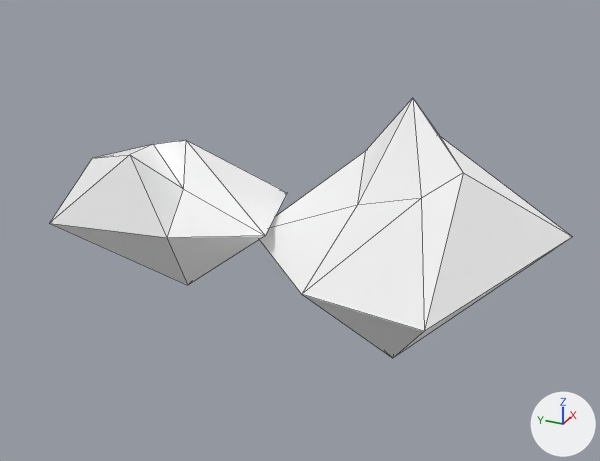
Two versions of the glTF model tjsmount.gltf, one commit apart.
Both versions are drawn from a 50 mm lens placed at (-12.97, -6.97, 7.47), pointed at (-0.18, -1.22, 1.08). The axes (+X, +Y, +Z) are drawn at lower right. The lights are the same throughout. Mesh edges are drawn as thin lines.
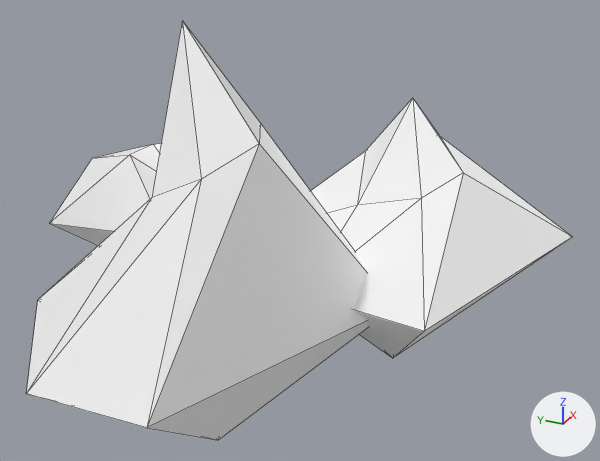
Pixel boxes [x1, y1, x2, y2] of what changed, in the pictures (600 x 461 px):
'Icosphere', reshaped (61% taller): before [49, 98, 572, 358]; after [27, 21, 572, 440]
part 1 of me_icosphere, added: after [27, 21, 367, 440]

What the commit changed:
me_icosphere is used by ob_icosphere; location (0.0, 0.0, 2.06); scale (1.0, 1.0, -2.78).
me_icosphere had 24 vertices, 40 faces and spanned x -2.19..5.26, y -5.77..4.5, z -0.42..1.48.
me_icosphere now has 36 vertices, 60 faces and spans x -5.89..5.26, y -5.77..4.5, z -1.09..1.6.
Part 1, on me_icosphere:
12 vertices are added at x -5.89..1.65, y -3.13..2.8, z -1.09..1.6.
20 new faces join them.
